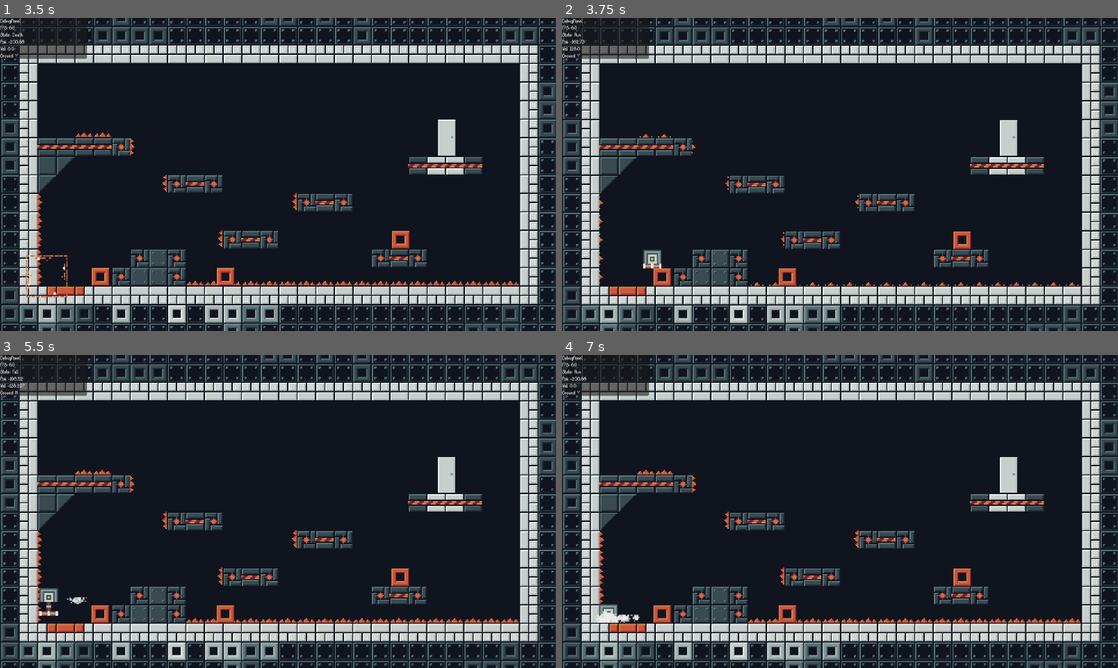
Above: before the commit, frames 1-4 (two rows, left to right).
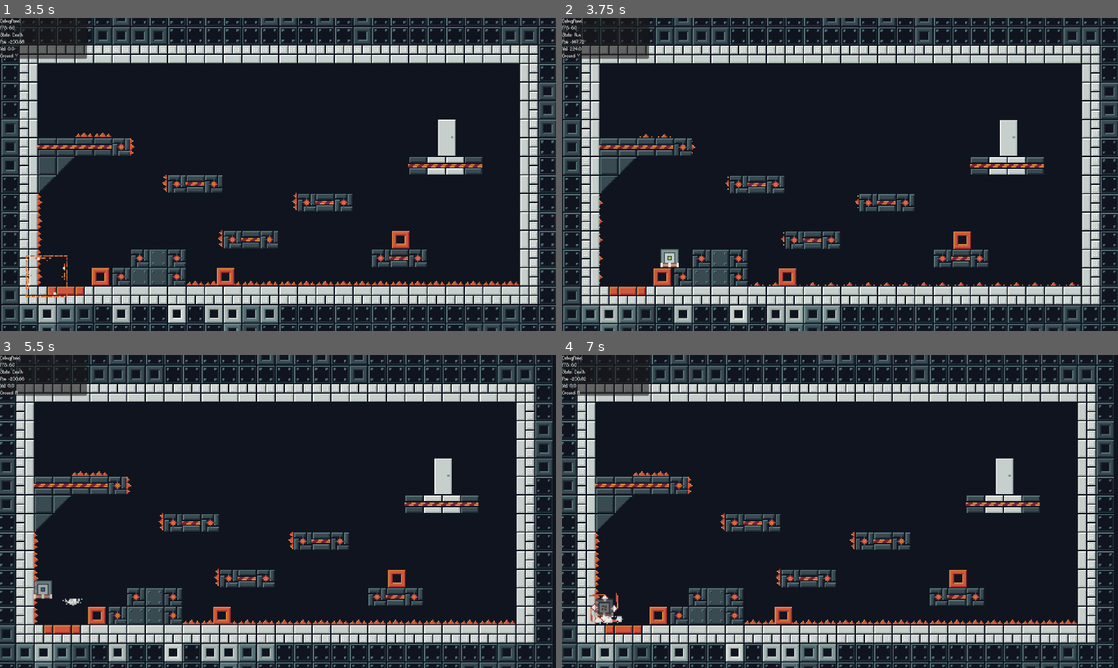
Above: after the commit, the same moments.

Repository: LeZellus/pistonprecision
Game: Godot game, scene res://scenes/worlds/MainScene.tscn
Same seed, same stepped clock (60 frames per second), same inputs: the game is played once before the commit and once after it.
Inputs:
- Up to frame 1 (3.5 s): click "Play" at 0.5 s; tap Enter (ui_accept) at 1.25 s; hold D (move_right) 1.28-2.78 s; tap Space (jump) at 1.52, 2.27 s; hold A (move_left) from 2.78 s (still down)
- Up to frame 2 (3.75 s): release A (move_left) at 3.53 s; hold D (move_right) from 3.53 s (still down)
- Up to frame 3 (5.5 s): tap Space (jump) at 3.77, 4.52, 5.27 s; release D (move_right) at 5.03 s; hold A (move_left) from 5.03 s (still down)
- Up to frame 4 (7 s): release A (move_left) at 5.78 s; hold D (move_right) 5.78-6.53 s; hold A (move_left) from 6.53 s (still down); tap Space (jump) at 6.77 s

Frame 1 is identical in both runs. In frame 2, 0.4% of the frame differs, in the area x 1-21%, y 6-80%; in frame 3, 31%, in the area x 0-100%, y 0-100%; in frame 4, 30%.

Commit message:
improve horizontal jump for better feeling

Diff:
--- a/scripts/player/Player.gd
+++ b/scripts/player/Player.gd
@@ -27,7 +27,7 @@
 
 # === DEATH SYSTEM SIMPLIFIÉ ===
 var respawn_immunity_timer: float = 0.0
-const RESPAWN_IMMUNITY_TIME: float = 1.0
+const RESPAWN_IMMUNITY_TIME: float = 0.0
 
 func _process(delta: float):
 	# Seulement le timer d'immunité après respawn
--- a/scripts/player/PlayerConstants.gd
+++ b/scripts/player/PlayerConstants.gd
@@ -10,6 +10,12 @@
 const JUMP_VELOCITY = -415.0
 const JUMP_CUT_MULTIPLIER = 0.1
 const MAX_FALL_SPEED = 410.0
+
+# HORIZONTAL CONTROL
+const AIR_SPEED_MULTIPLIER = 1.4      # Vitesse max en l'air (140% de la vitesse sol)
+const AIR_ACCELERATION = 3500.0       # Accélération rapide en l'air
+const AIR_FRICTION = 800.0            # Friction réduite pour garder l'élan
+const AIR_DIRECTION_CHANGE_BOOST = 1.2 # Boost pour changer de direction rapidement
 
 # === PHYSICS ===
 const GRAVITY_MULTIPLIER = 2.5
--- a/scripts/player/components/PlayerPhysics.gd
+++ b/scripts/player/components/PlayerPhysics.gd
@@ -34,3 +34,26 @@
 	if player.velocity.y > 0:
 		player.velocity.y *= PlayerConstants.WALL_SLIDE_MULTIPLIER
 		player.velocity.y = min(player.velocity.y, PlayerConstants.MAX_FALL_SPEED * PlayerConstants.WALL_SLIDE_MAX_SPEED_MULTIPLIER)
+
+func apply_precise_air_movement(delta: float):
+	# Contrôle aérien fluide et réactif
+	var input_dir = InputManager.get_movement()
+
+	if input_dir != 0:
+		# Vitesse cible plus élevée en l'air
+		var target_speed = input_dir * PlayerConstants.SPEED * PlayerConstants.AIR_SPEED_MULTIPLIER
+
+		# Détection du changement de direction
+		var is_changing_direction = (sign(input_dir) != sign(player.velocity.x)) and abs(player.velocity.x) > 10.0
+
+		# Accélération adaptative
+		var acceleration = PlayerConstants.AIR_ACCELERATION * delta
+		if is_changing_direction:
+			# Boost pour changer de direction rapidement (crucial pour éviter les piques)
+			acceleration *= PlayerConstants.AIR_DIRECTION_CHANGE_BOOST
+
+		player.velocity.x = move_toward(player.velocity.x, target_speed, acceleration)
+	else:
+		# Friction très réduite quand pas d'input (conserve l'élan)
+		var friction = PlayerConstants.AIR_FRICTION * delta
+		player.velocity.x = move_toward(player.velocity.x, 0, friction)
--- a/scripts/player/states/FallState.gd
+++ b/scripts/player/states/FallState.gd
@@ -6,7 +6,7 @@
 
 func process_physics(delta: float) -> State:
 	parent.physics_component.apply_gravity(delta)
-	parent.physics_component.apply_movement(delta, 0.8)  # 80% efficacité en l'air
+	parent.physics_component.apply_precise_air_movement(delta)
 
 	parent.move_and_slide()
 	return StateTransitions.get_next_state(self, parent, delta)
--- a/scripts/player/states/JumpState.gd
+++ b/scripts/player/states/JumpState.gd
@@ -10,7 +10,8 @@
 
 func process_physics(delta: float) -> State:
 	parent.physics_component.apply_gravity(delta)
-	parent.physics_component.apply_movement(delta, 1.0)  # 100% de contrôle en l'air
+
+	parent.physics_component.apply_precise_air_movement(delta)  # 100% de contrôle en l'air
 
 	if parent.velocity.y < 0 and InputManager.was_jump_released():
 		parent.velocity.y *= PlayerConstants.JUMP_CUT_MULTIPLIER
@@ -23,5 +24,4 @@
 
 	# Son avec cooldown de 150ms pour éviter les doublons
 	AudioManager.play_sfx_with_cooldown("player/jump", 150, 1.0)
-
 	ParticleManager.emit_jump(parent.global_position)
